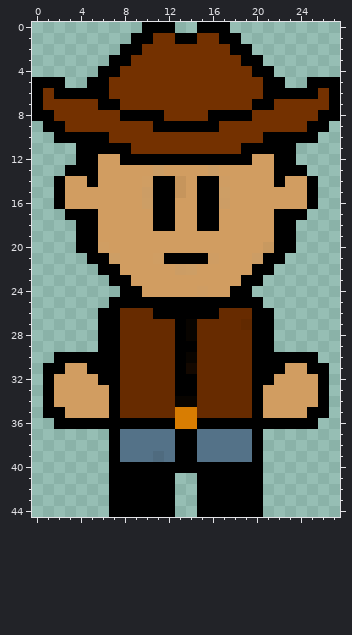
One commit to this pixel-art sprite: Travail Photoshop/Perso/perso face.png. Above, as it was before the edit.
The file is 28x45 pixels. Colours within 5 levels of each other are drawn and written as one.
Once edited:
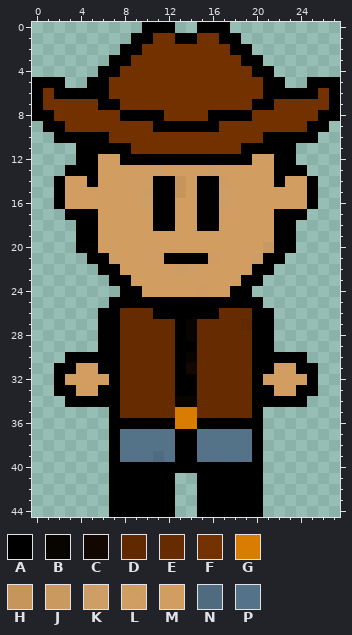
Palette (. is transparent): A #000000  B #080400  C #130800  D #612900  E #672b00  F #743100  G #d87d02  H #c6955c  J #ca985ef8  K #d09c61f2  L #d19d61f9  M #d19d61  N #4f6b7f  P #547288
What changed:
{"y":30,"x":2,"old":"A","new":"."}
{"y":30,"x":25,"old":"A","new":"."}
{"y":31,"x":1,"old":"A","new":"."}
{"y":31,"x":3,"old":"M","new":"A"}
{"y":31,"x":5,"old":"A","new":"M"}
{"y":31,"x":22,"old":"A","new":"M"}
{"y":31,"x":24,"old":"M","new":"A"}
{"y":31,"x":26,"old":"A","new":"."}
{"y":32,"x":1,"old":"AM","new":".A"}
{"y":32,"x":6,"old":"A","new":"M"}
{"y":32,"x":21,"old":"A","new":"M"}
{"y":32,"x":25,"old":"MA","new":"A."}
{"y":33,"x":1,"old":"AMM","new":".AA"}
{"y":33,"x":6,"old":"M","new":"A"}
{"y":33,"x":21,"old":"M","new":"A"}
{"y":33,"x":24,"old":"MMA","new":"AA."}
{"y":34,"x":1,"old":"AMMMMM","new":"..AAAA"}
{"y":34,"x":21,"old":"MMMMMA","new":"AAAA.."}
{"y":35,"x":1,"old":"AAMMMM","new":"......"}
{"y":35,"x":21,"old":"MMMMAA","new":"......"}
{"y":36,"x":2,"old":"AAAAA","new":"....."}
{"y":36,"x":21,"old":"AAAAA","new":"....."}
